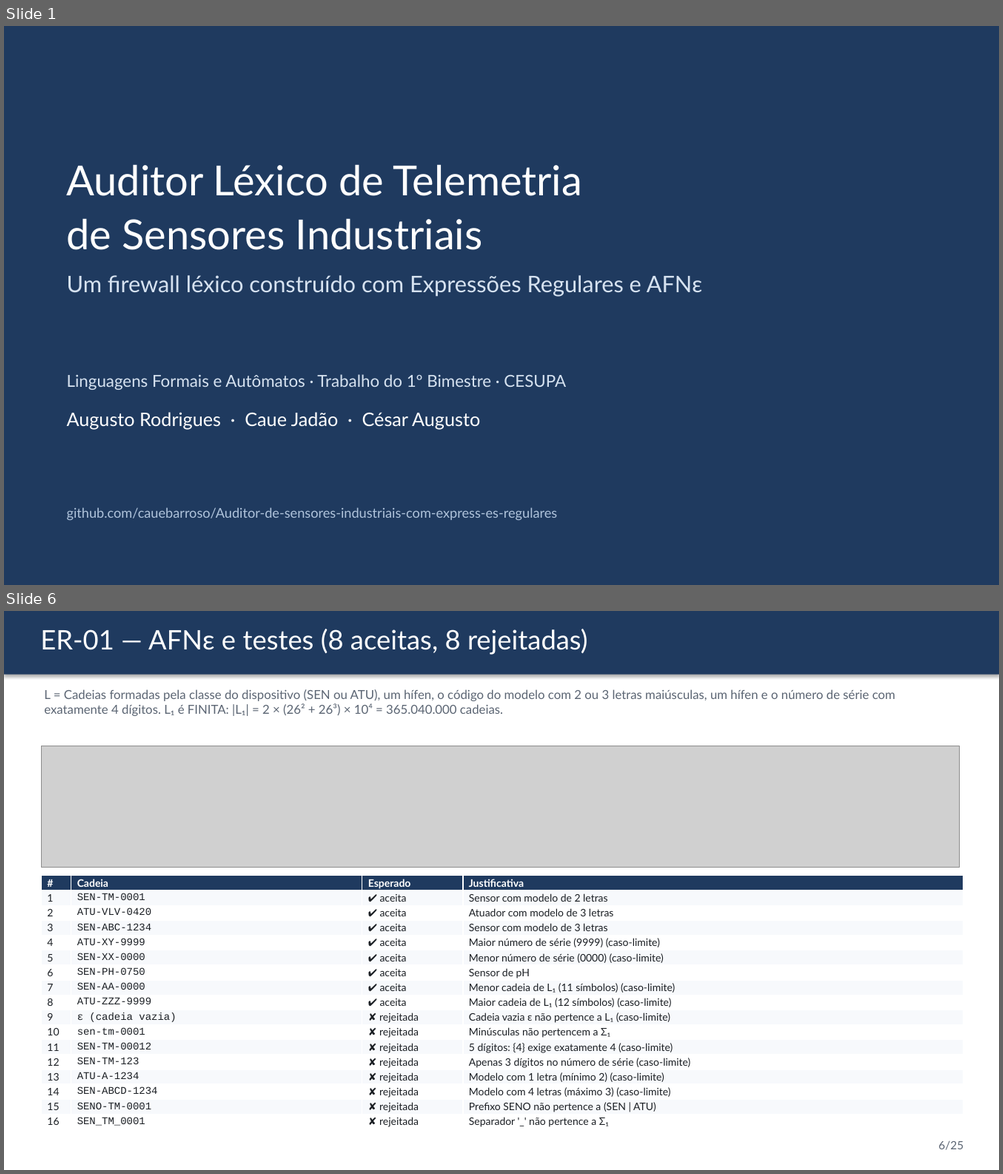
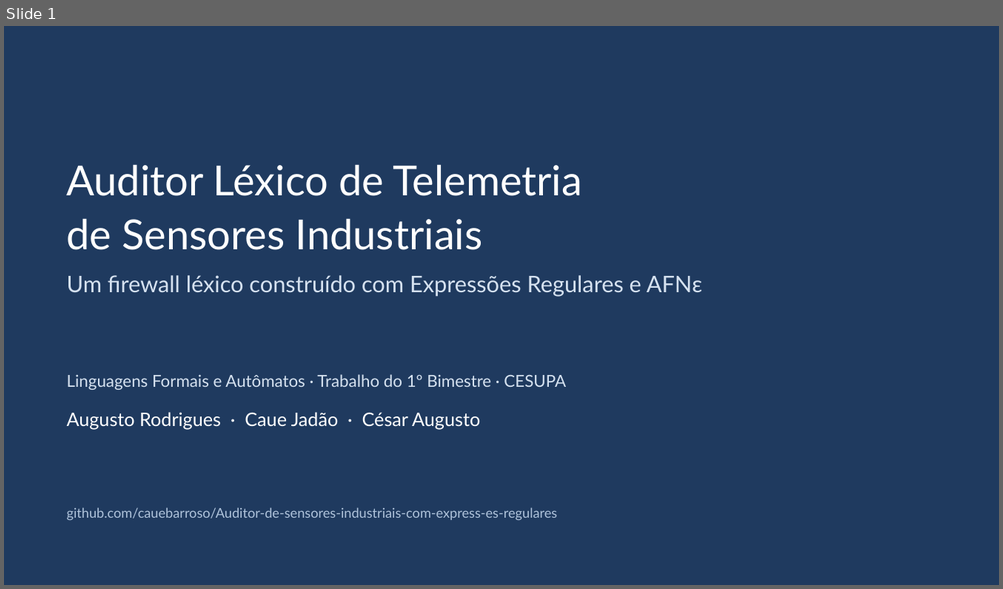
Before and after one commit to cauebarroso/Auditor-de-sensores-industriais-com-express-es-regulares, a slide deck: docs/Apresentacao.pptx. Shown one above the other, each under a label of ours: slides 1 and 6 before the commit, slide 1 after it; the slides between them are not shown. The pictures are 1003x1174 and 1003x589 pixels, drawn with LibreOffice and Linux fonts; fonts in the diff are those of the drawing; grey boxes stand for pictures. Boxes give left, top, right and bottom in pixels: in the first picture for what was removed or moved away, otherwise in the second. Text is boxed around its words. In the diff, an @@ line names an element or a change of style, - is before the commit and + after.

```diff
--- a/docs/Apresentacao.pptx
+++ b/docs/Apresentacao.pptx
@@ slide 6 removed at [4,611,999,1170], background #FFFFFF @@
@@ rectangle removed at [4,611,999,675] @@
@@ text removed at [40,629,588,655] @@
-ER-01 — AFNε e testes (8 aceitas, 8 rejeitadas)
@@ text removed at [44,689,895,716] @@
-L = Cadeias formadas pela classe do dispositivo (SEN ou ATU), um hífen, o código do modelo com 2 ou 3 letras maiúsculas, um hífen e o número de série com exatamente 4 dígitos. L₁ é FINITA: |L₁| = 2 × (26² + 26³) × 10⁴ = 365.040.000 cadeias.
@@ picture removed at [41,746,959,868] @@
@@ table removed at [41,876,963,1130], 17 rows, 4 columns @@
-# | Cadeia | Esperado | Justificativa
-1 | SEN-TM-0001 | ✔ aceita | Sensor com modelo de 2 letras
-2 | ATU-VLV-0420 | ✔ aceita | Atuador com modelo de 3 letras
-3 | SEN-ABC-1234 | ✔ aceita | Sensor com modelo de 3 letras
-4 | ATU-XY-9999 | ✔ aceita | Maior número de série (9999) (caso-limite)
-5 | SEN-XX-0000 | ✔ aceita | Menor número de série (0000) (caso-limite)
-6 | SEN-PH-0750 | ✔ aceita | Sensor de pH
-7 | SEN-AA-0000 | ✔ aceita | Menor cadeia de L₁ (11 símbolos) (caso-limite)
-8 | ATU-ZZZ-9999 | ✔ aceita | Maior cadeia de L₁ (12 símbolos) (caso-limite)
-9 | ε (cadeia vazia) | ✘ rejeitada | Cadeia vazia ε não pertence a L₁ (caso-limite)
-10 | sen-tm-0001 | ✘ rejeitada | Minúsculas não pertencem a Σ₁
-11 | SEN-TM-00012 | ✘ rejeitada | 5 dígitos: {4} exige exatamente 4 (caso-limite)
-12 | SEN-TM-123 | ✘ rejeitada | Apenas 3 dígitos no número de série (caso-limite)
-13 | ATU-A-1234 | ✘ rejeitada | Modelo com 1 letra (mínimo 2) (caso-limite)
-14 | SEN-ABCD-1234 | ✘ rejeitada | Modelo com 4 letras (máximo 3) (caso-limite)
-15 | SENO-TM-0001 | ✘ rejeitada | Prefixo SENO não pertence a (SEN | ATU)
-16 | SEN_TM_0001 | ✘ rejeitada | Separador '_' não pertence a Σ₁
@@ text removed at [938,1142,963,1150] @@
-6/25
```
Also in this commit, not shown: 12 slides changed, 2 slides added, 11 other slides removed, 4 other files.
